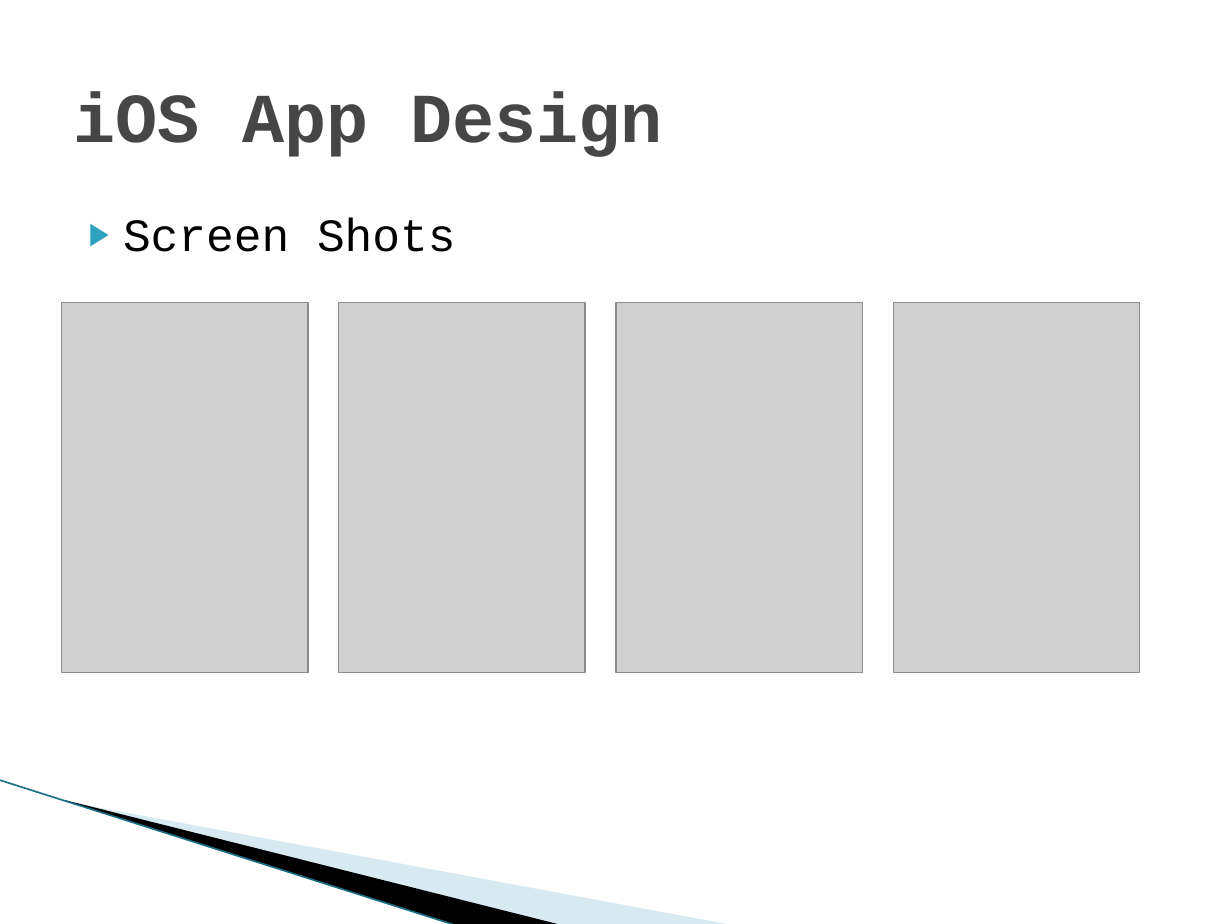
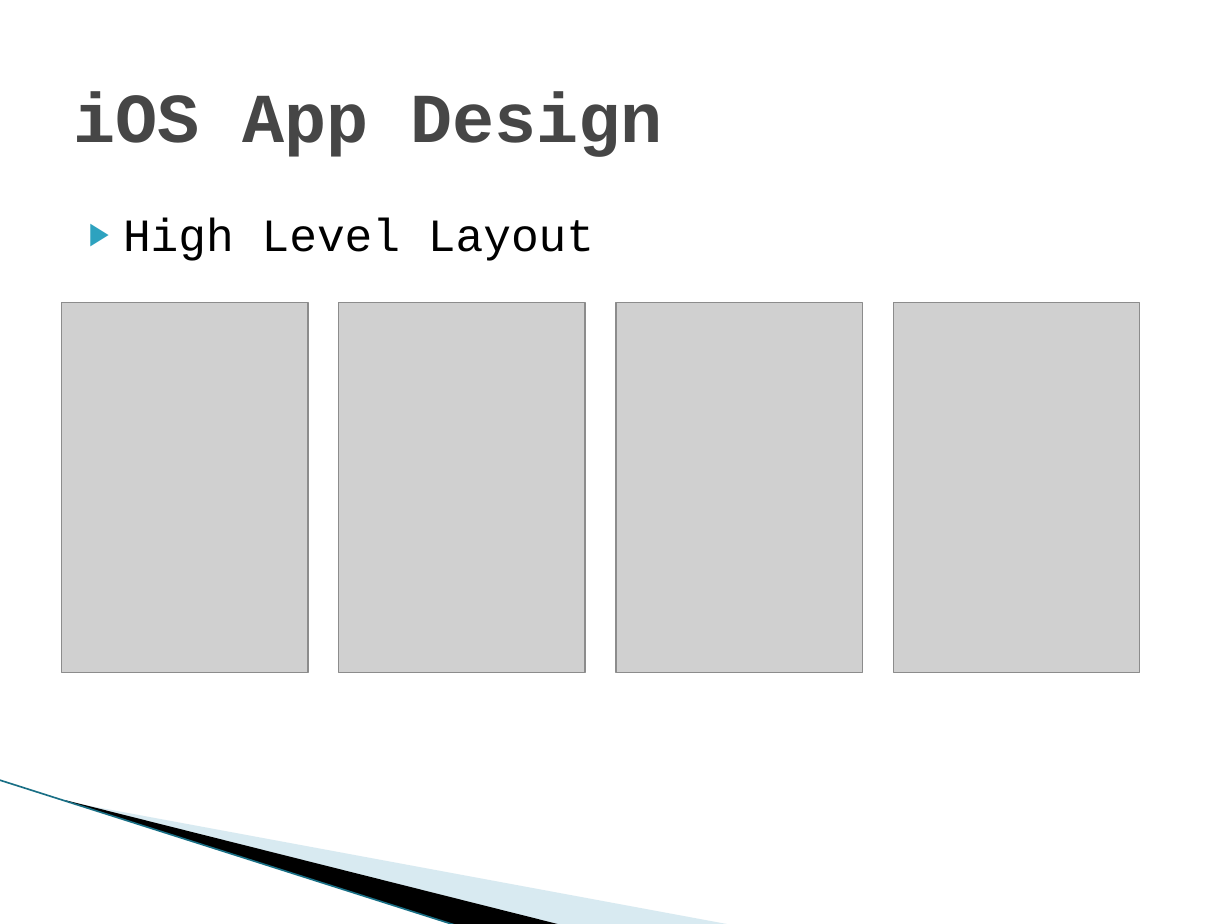
Before and after one commit to SDSMT-CSC/ECPMA, a slide deck: slide 9 of Documentation/Presentation1.pptx (slide 8 before the commit). Drawn at 1232x924 pixels with LibreOffice and Linux fonts; fonts in the diff are those of the drawing; grey boxes stand for pictures; background and template pictures are left out. Boxes give left, top, right and bottom in pixels: in the first picture for what was removed or moved away, otherwise in the second. Text is boxed around its words. In the diff, an @@ line names an element or a change of style, - is before the commit and + after.

```diff
--- a/Documentation/Presentation1.pptx
+++ b/Documentation/Presentation1.pptx
@@ text at box(123, 218, 594, 261): text changed @@
-▶ Screen Shots
+▶ High Level Layout
```
Also in this commit, not shown: 5 other slides changed, 7 slides added, 2 slides removed, 4 other files.
